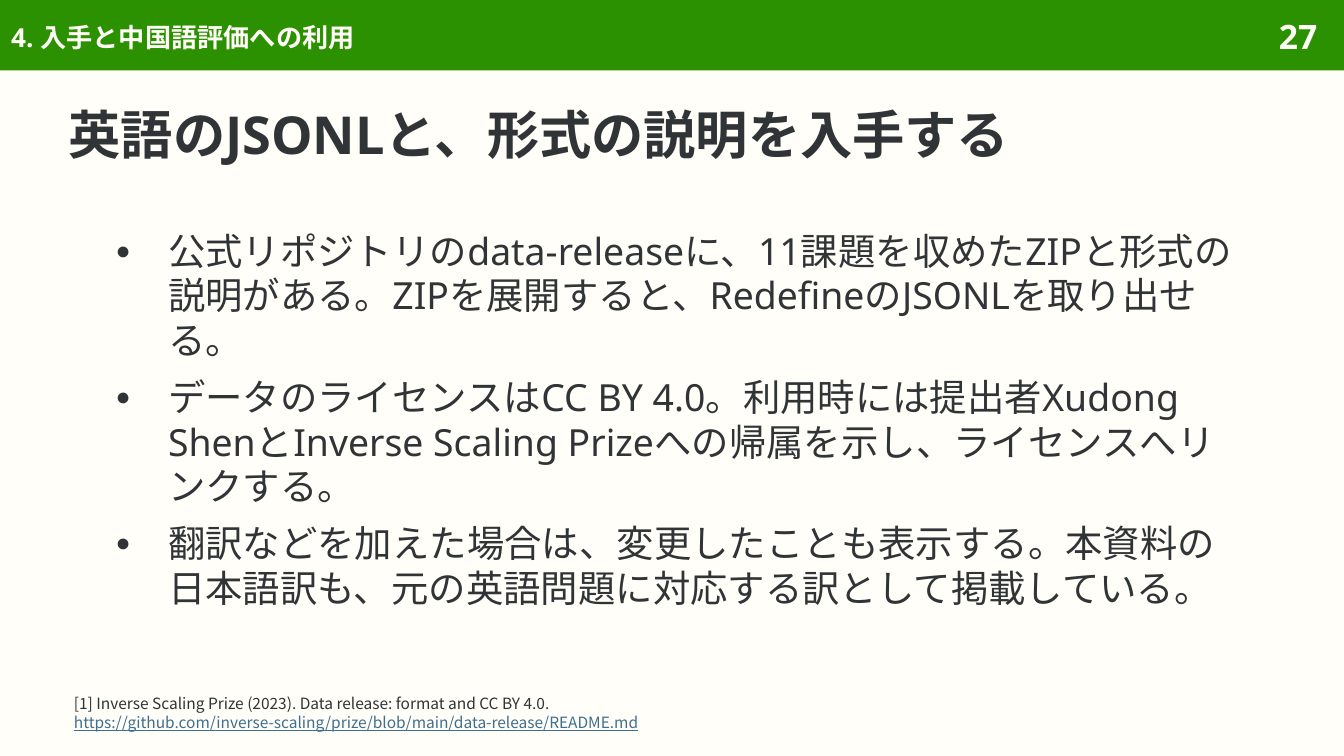
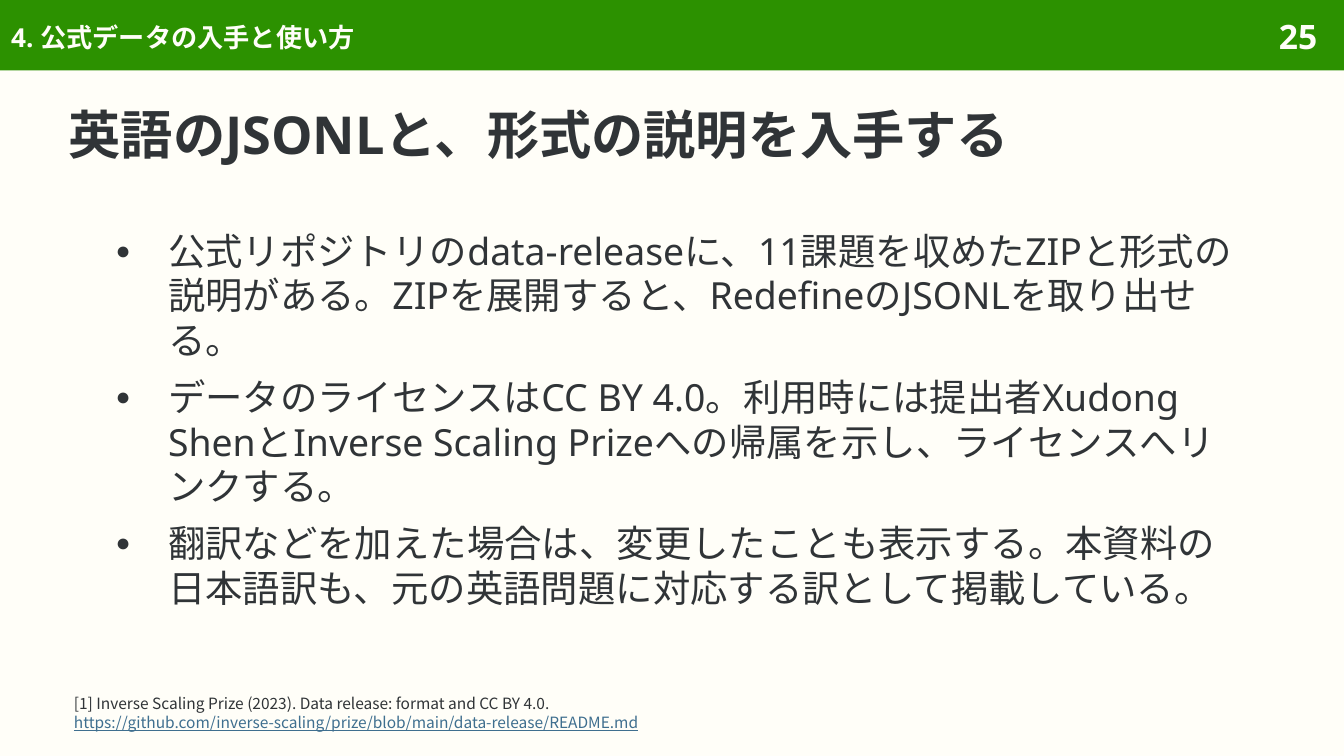
Before and after one commit to sasakiy84/datasets-in-10-minutes, a slide deck: slide 25 of slides/datasets-in-10-minutes-redefine.pptx (slide 27 before the commit). Drawn at 1344x756 pixels with LibreOffice and Linux fonts; fonts in the diff are those of the drawing. Boxes give left, top, right and bottom in pixels: in the first picture for what was removed or moved away, otherwise in the second. Text is boxed around its words. In the diff, an @@ line names an element or a change of style, - is before the commit and + after.

```diff
--- a/slides/datasets-in-10-minutes-redefine.pptx
+++ b/slides/datasets-in-10-minutes-redefine.pptx
@@ title at (11, 24, 354, 50): text changed @@
-4. 入手と中国語評価への利用
+4. 公式データの入手と使い方
@@ page number at (1279, 24, 1317, 50): text changed @@
-27
+25
```
Also in this commit, not shown: 7 other slides changed, 3 slides removed, 47 other files.
